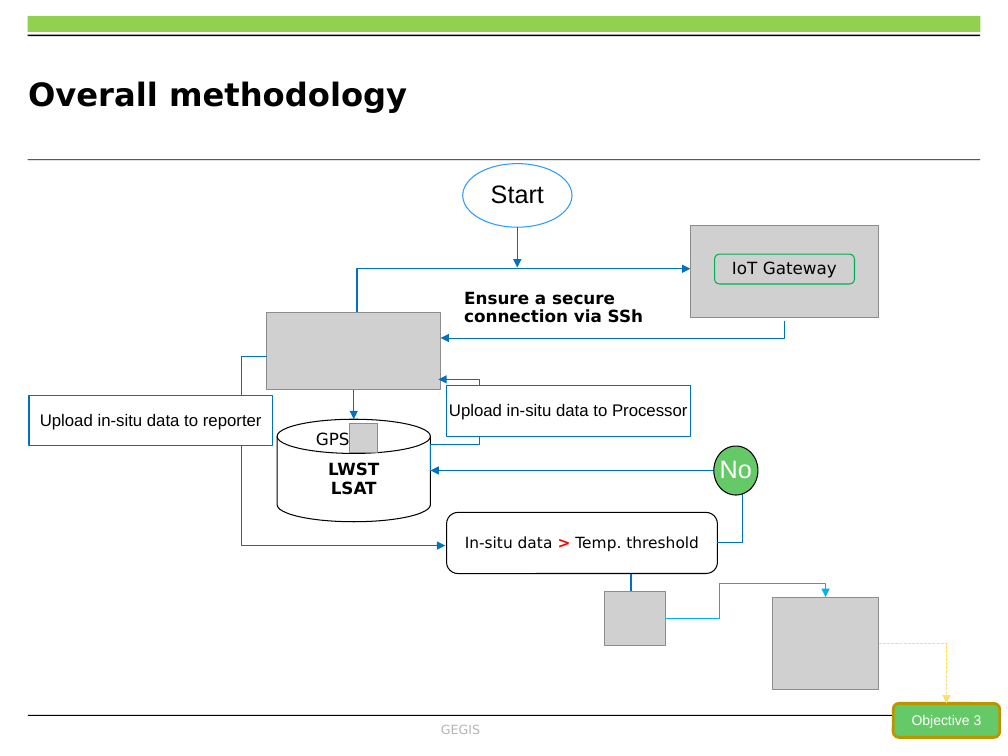
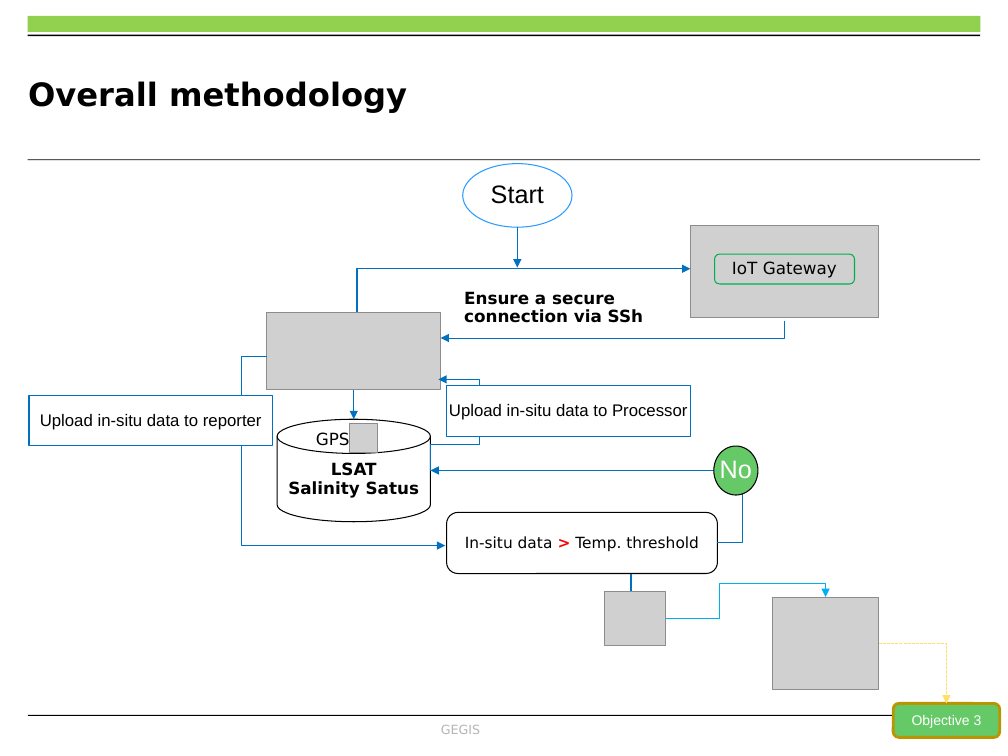
Before and after one commit to OkomoJacob/FinalYearProject, a slide deck: slide 9 of Dr. E Nduati, Superviser/Submissions/ENC222-0149_2017_OKOMO_JACOB_OKELLO_V3.pptx. Drawn at 1008x756 pixels with LibreOffice and Linux fonts; fonts in the diff are those of the drawing; grey boxes stand for pictures; background and template pictures are left out. Boxes give left, top, right and bottom in pixels: in the first picture for what was removed or moved away, otherwise in the second. Text is boxed around its words. In the diff, an @@ line names an element or a change of style, - is before the commit and + after.

```diff
--- a/Dr. E Nduati, Superviser/Submissions/ENC222-0149_2017_OKOMO_JACOB_OKELLO_V3.pptx
+++ b/Dr. E Nduati, Superviser/Submissions/ENC222-0149_2017_OKOMO_JACOB_OKELLO_V3.pptx
@@ text in cylinder at (x1=328, y1=462, x2=379, y2=476): paragraph removed @@
-LWST
@@ text in cylinder at (x1=288, y1=481, x2=419, y2=498): paragraph added @@
+Salinity Satus
```
Also in this commit, not shown: 8 other slides changed, 8 slides added, 3 slides removed, 1 other file.
